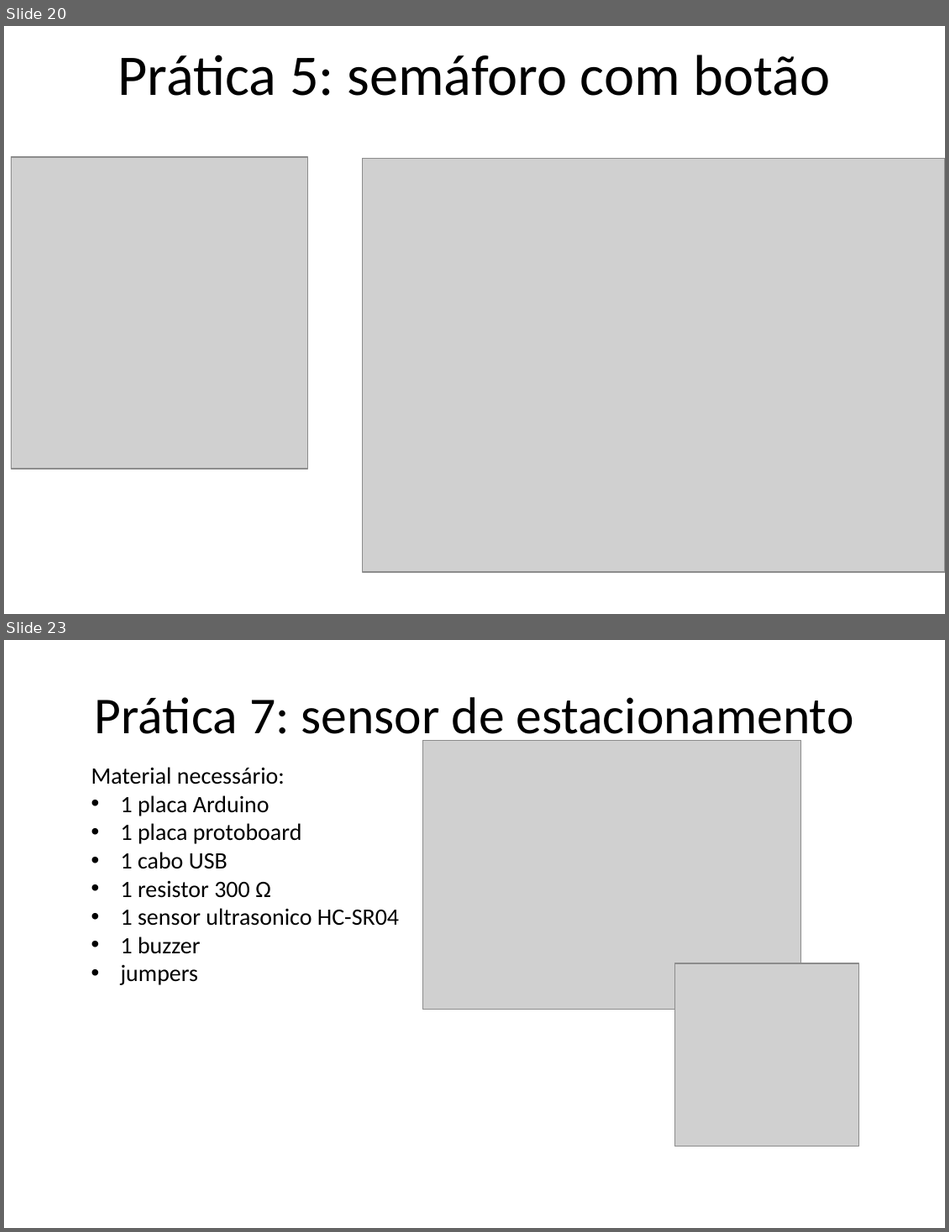
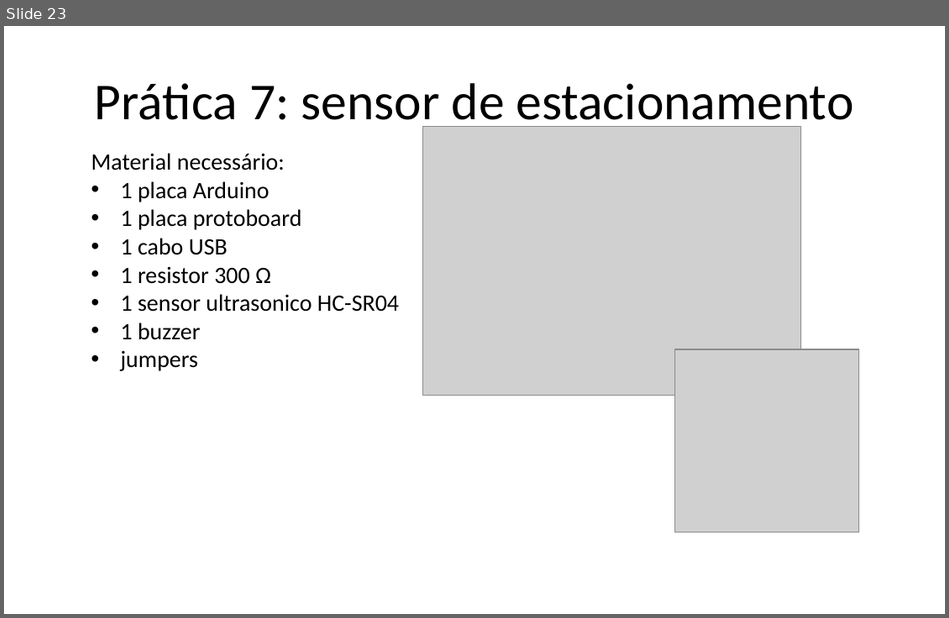
Before and after one commit to Gabrielgps25/Voluntariado-Arduino-Alpha, a slide deck: apresentacaoDeApoioArduinoIVoluntarios.pptx. Shown one above the other, each under a label of ours: slides 20 and 23 before the commit, slide 23 after it; the slides between them are not shown. The pictures are 949x1232 and 949x618 pixels, drawn with LibreOffice and Linux fonts; fonts in the diff are those of the drawing; grey boxes stand for pictures. Boxes give left, top, right and bottom in pixels: in the first picture for what was removed or moved away, otherwise in the second. Text is boxed around its words. In the diff, an @@ line names an element or a change of style, - is before the commit and + after.

```diff
--- a/apresentacaoDeApoioArduinoIVoluntarios.pptx
+++ b/apresentacaoDeApoioArduinoIVoluntarios.pptx
@@ slide 20 removed at bbox=[4, 26, 945, 614], background #FFFFFF @@
@@ title removed at bbox=[117, 55, 831, 96] @@
-Prática 5: semáforo com botão
@@ picture removed at bbox=[11, 157, 307, 468] @@
@@ picture removed at bbox=[363, 159, 945, 573] @@
```
Also in this commit, not shown: 20 slides changed, 2 slides added, 2 other files.
